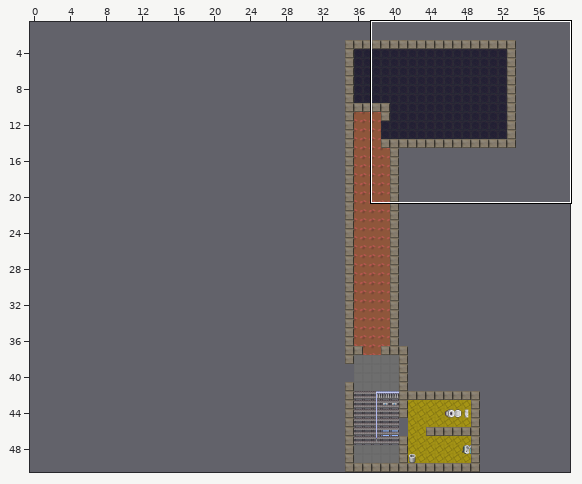
Two states of a Tiled map (JSON), zl-map/maps/zl-og.json. Above, an overview of the earlier version with the close-up marked.
Close-up. Before the edit:
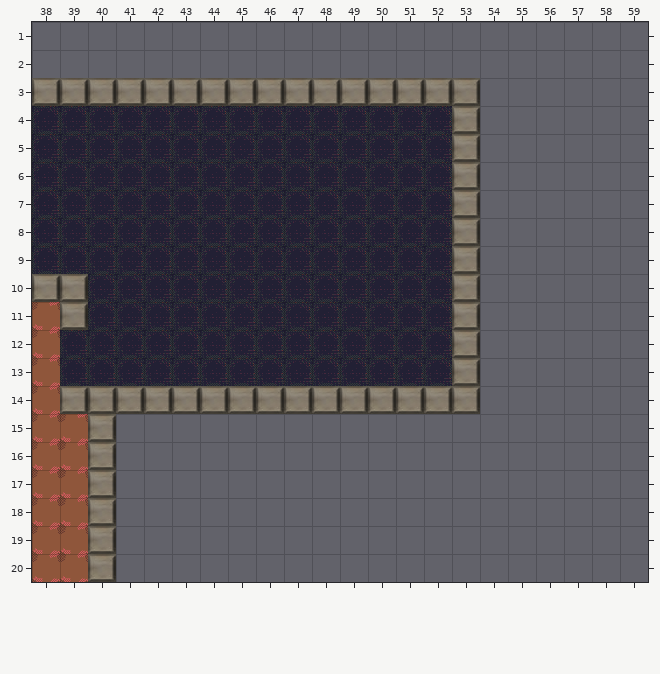
Cells are 32x32 px. Shown: x 38..59, y 1..20. The commit also changed other parts of the map, which this record leaves out.
New version:
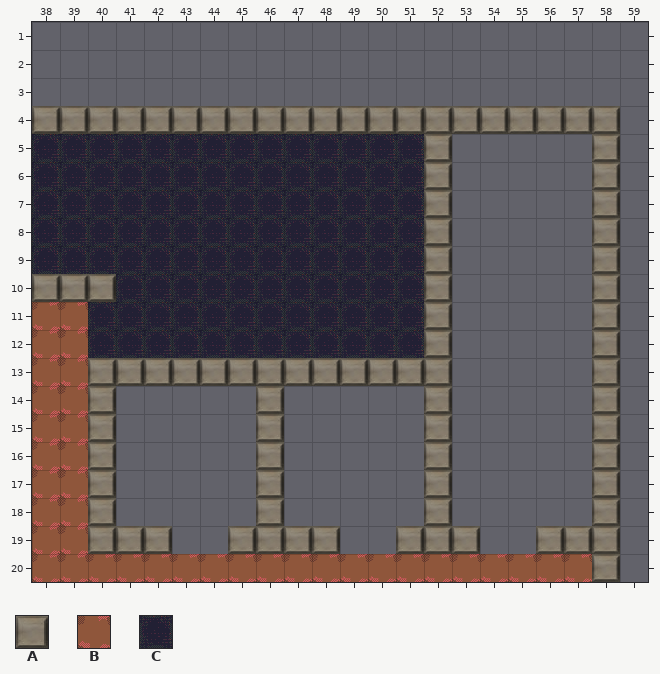
Key: from "floortileset": A 35; from "z-Labor": B 50, C 51.
_ is an empty cell.
Diff:
Layer "floor":
The author changed tile C to tile A in row 4 at x 38 to 52; in rows 5 to 9 at x 52; in row 10 at x 40 and 52; in rows 11 to 12 at x 52; in row 13 at x 40 to 52.
Tile A now appears in row 4 at x 54 to 58; in rows 5 to 14 at x 58; in rows 15 to 18 at x 46, 52 and 58; in row 19 at x 41 to 42, 45 to 48, 51 to 53 and 56 to 58; in row 20 at x 58.
The author changed tile A to tile B in row 11 at x 39; in row 14 at x 39; in row 20 at x 40.
The author changed tile C to tile B in rows 12 to 13 at x 39.
Tile B now appears in row 20 at x 41 to 57.
The author cleared tile A in row 3 at x 38 to 53; in rows 5 to 13 at x 53; in row 14 at x 41 to 45, 47 to 51 and 53.
